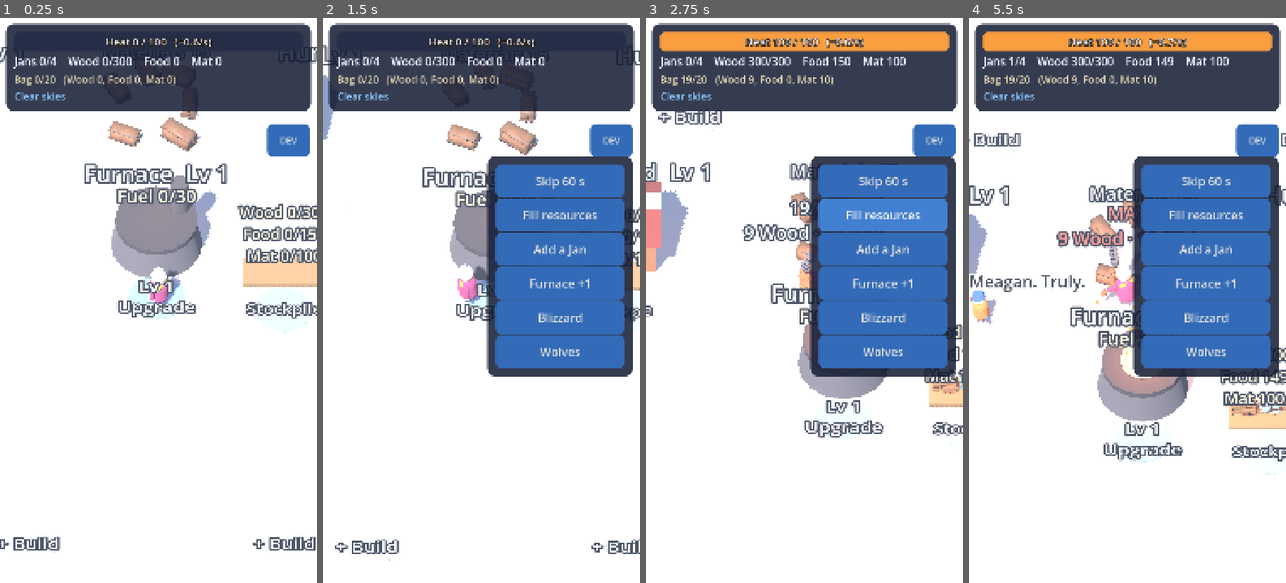
Above: before the commit, frames 1-4 (left to right).
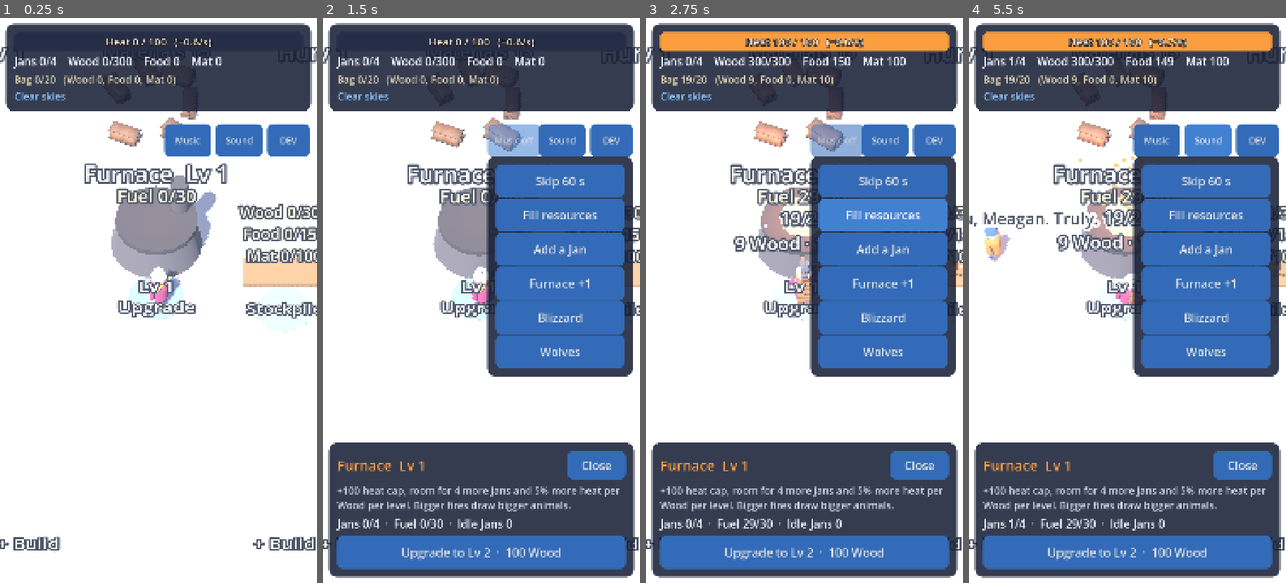
Above: after the commit, the same moments.

Repository: Jazzwec/Frostbite2
Game: Godot game, scene res://scenes/main.tscn
Two runs of this game, one before a commit and one after it. Both use one fixed random seed, a clock stepped at 60 frames per second and the inputs below.
Inputs (mouse positions are in pixels of both pictures, inside the frame that each line leads up to):
- Up to frame 1 (0.25 s): no input
- Up to frame 2 (1.5 s): click "DEV" at 0.5 s; click (510, 142) at 1.25 s, where only the run after the commit has a clickable "Music"
- Up to frame 3 (2.75 s): click "Fill resources" at 2 s
- Up to frame 4 (5.5 s): click (1159, 142) at 2.75 s, where only the run after the commit has a clickable "Music off"; click "Add a Jan" at 3.5 s; click (1206, 142) at 4.25 s, where only the run after the commit has a clickable "Sound"; click (1213, 142) at 5 s, where only the run after the commit has a clickable "Sound off"

The runs differ from the first frame. In frame 1, 1.7% of the frame differs, in the area x 51-83%, y 18-25%; in frame 2, 29%; in frame 3, 34%; in frame 4, 36%, in the area x 0-100%, y 5-100%.

Commit message:
Music and sound effects (synthesized placeholders)
- tools/audio/make_audio.py synthesizes everything with numpy and scipy:
  "Winter Town", a seamless 32 s loop at 120 BPM (bells, plucked arpeggios,
  pads, bouncy bass, light drums and sleigh bells), a blizzard wind loop and
  22 effects (chop, pickaxe, splash, hammer, axe hit, pop, whoosh, drop, fire,
  build jingle, thaw, breath, howl, yelp, crash, warning horn, footsteps, tap,
  error, bag full, coin, blip).
- New Audio autoload: Music and SFX buses, effects that fade with distance
  from Meagan, blizzards muffle the music and bring in the wind, silence while
  paused, and Music/Sound toggles saved in user://settings.cfg.
- Hooked up: Meagan's and Jans' work hits, stack pops rising in pitch,
  deliveries, furnace, footsteps, UI taps, builds, rescues, wolves, raids,
  blizzard warnings.

Co-Authored-By: Claude Opus 5.5 <noreply@anthropic.com>

Diff:
--- a/project.godot
+++ b/project.godot
@@ -20,6 +20,7 @@
 Game="*res://scripts/game/game.gd"
 MCPGameInspector="*res://addons/swallowtail/services/game_inspector.gd"
 MCPGameInput="*res://addons/swallowtail/services/game_input.gd"
+Audio="*res://scripts/game/audio.gd"
 
 [display]
 
--- /dev/null
+++ b/scripts/game/audio.gd
@@ -0,0 +1,160 @@
+extends Node
+## Autoload "Audio": the music loop, sound effects and the blizzard wind, each on its own bus.
+## Effects are named after their files in assets/audio/sfx (made by tools/audio/make_audio.py);
+## SOUNDS sets how loud each plays, how much its pitch varies and how often it may repeat.
+## Effects with a position fade with distance from `listener` (Meagan).
+
+const SFX_DIR := "res://assets/audio/sfx/"
+const MUSIC_PATH := "res://assets/audio/music/winter_town.wav"
+const WIND_PATH := "res://assets/audio/sfx/wind_loop.wav"
+const SETTINGS_PATH := "user://settings.cfg"
+const VOICES := 16
+## Positional effects play at full volume within NEAR metres of Meagan and fade out by FAR.
+const NEAR := 7.0
+const FAR := 24.0
+const MUSIC_DB := -10.0
+const WIND_DB := -4.0
+## In a blizzard the music is muffled down to this cutoff.
+const STORM_CUTOFF_HZ := 1100.0
+
+## name -> [volume dB, pitch spread (±fraction), minimum seconds between plays]
+const SOUNDS := {
+	"chop": [-5.0, 0.08, 0.05], "pick": [-8.0, 0.06, 0.05], "hammer": [-8.0, 0.08, 0.05],
+	"splash": [-7.0, 0.1, 0.1], "swing_hit": [-6.0, 0.1, 0.05], "pop": [-11.0, 0.03, 0.035],
+	"whoosh": [-16.0, 0.15, 0.05], "drop": [-12.0, 0.12, 0.05], "fire": [-8.0, 0.1, 0.12],
+	"build_done": [-3.0, 0.0, 0.2], "thaw": [-4.0, 0.05, 0.2], "breath": [-10.0, 0.08, 0.3],
+	"howl": [-6.0, 0.08, 1.0], "yelp": [-8.0, 0.12, 0.1], "crash": [-4.0, 0.05, 0.3],
+	"warning": [-6.0, 0.0, 1.0], "step": [-20.0, 0.15, 0.1], "tap": [-10.0, 0.05, 0.05],
+	"error": [-8.0, 0.0, 0.3], "full": [-8.0, 0.0, 0.5], "coin": [-6.0, 0.05, 0.1],
+	"blip": [-14.0, 0.15, 0.3],
+}
+
+## What positional effects are heard from: Meagan, set by main.
+var listener: Node3D
+var music_on := true
+var sfx_on := true
+
+var _players: Array[AudioStreamPlayer] = []
+var _next := 0
+var _streams := {}
+var _last_played := {}
+var _music: AudioStreamPlayer
+var _wind: AudioStreamPlayer
+var _lowpass: AudioEffectLowPassFilter
+var _storm := 0.0
+
+
+func _ready() -> void:
+	process_mode = Node.PROCESS_MODE_ALWAYS
+	_make_buses()
+	_load_settings()
+	for name in SOUNDS:
+		_streams[name] = load(SFX_DIR + name + ".wav")
+	for i in VOICES:
+		var p := AudioStreamPlayer.new()
+		p.bus = "SFX"
+		add_child(p)
+		_players.append(p)
+	_music = _looping_player(MUSIC_PATH, "Music", MUSIC_DB)
+	_wind = _looping_player(WIND_PATH, "SFX", -80.0)
+	_apply_mutes()
+
+
+## Plays an effect. `at` (a world position) makes it fade with distance from Meagan.
+func play(name: String, at := Vector3.INF, pitch := 1.0, volume_db := 0.0) -> void:
+	if not sfx_on or not _streams.has(name):
+		return
+	var spec: Array = SOUNDS[name]
+	var now := Time.get_ticks_msec() / 1000.0
+	if now - float(_last_played.get(name, -10.0)) < spec[2]:
+		return
+	var db: float = spec[0] + volume_db
+	if at != Vector3.INF and listener:
+		var d := listener.global_position.distance_to(at)
+		if d >= FAR:
+			return
+		if d > NEAR:
+			db += linear_to_db(1.0 - (d - NEAR) / (FAR - NEAR))
+	_last_played[name] = now
+	var p := _players[_next]
+	_next = (_next + 1) % VOICES
+	p.stream = _streams[name]
+	p.volume_db = db
+	p.pitch_scale = pitch * (1.0 + randf_range(-spec[1], spec[1]))
+	p.play()
+
+
+func toggle_music() -> void:
+	music_on = not music_on
+	_apply_mutes()
+	_save_settings()
+
+
+func toggle_sfx() -> void:
+	sfx_on = not sfx_on
+	_apply_mutes()
+	_save_settings()
+
+
+func _process(delta: float) -> void:
+	# Blizzards muffle the music and bring in the wind.
+	_storm = move_toward(_storm, 1.0 if Game.engine.state.blizzard_active else 0.0, delta * 0.4)
+	_lowpass.cutoff_hz = lerpf(20000.0, STORM_CUTOFF_HZ, sqrt(_storm))
+	_wind.volume_db = WIND_DB + linear_to_db(_storm) if _storm > 0.001 else -80.0
+	# Silence while the game is paused (the app is in the background).
+	AudioServer.set_bus_mute(0, Game.engine.paused)
+
+
+## Stops the loops and takes the muffling filter off the Music bus, so nothing is left
+## playing or attached when the game quits.
+func _exit_tree() -> void:
+	_music.stop()
+	_wind.stop()
+	var bus := AudioServer.get_bus_index("Music")
+	for i in range(AudioServer.get_bus_effect_count(bus) - 1, -1, -1):
+		if AudioServer.get_bus_effect(bus, i) == _lowpass:
+			AudioServer.remove_bus_effect(bus, i)
+
+
+func _looping_player(path: String, bus: String, db: float) -> AudioStreamPlayer:
+	var p := AudioStreamPlayer.new()
+	p.stream = load(path)
+	p.bus = bus
+	p.volume_db = db
+	add_child(p)
+	# Headless runs (the test runner) have no speakers; starting the loops there only leaks them at exit.
+	if DisplayServer.get_name() != "headless":
+		p.play()
+	return p
+
+
+func _make_buses() -> void:
+	for bus in ["Music", "SFX"]:
+		if AudioServer.get_bus_index(bus) == -1:
+			AudioServer.add_bus()
+			var i := AudioServer.bus_count - 1
+			AudioServer.set_bus_name(i, bus)
+			AudioServer.set_bus_send(i, "Master")
+	_lowpass = AudioEffectLowPassFilter.new()
+	_lowpass.cutoff_hz = 20000.0
+	AudioServer.add_bus_effect(AudioServer.get_bus_index("Music"), _lowpass)
+
+
+func _apply_mutes() -> void:
+	AudioServer.set_bus_mute(AudioServer.get_bus_index("Music"), not music_on)
+	AudioServer.set_bus_mute(AudioServer.get_bus_index("SFX"), not sfx_on)
+
+
+func _load_settings() -> void:
+	var cfg := ConfigFile.new()
+	if cfg.load(SETTINGS_PATH) == OK:
+		music_on = cfg.get_value("audio", "music", true)
+		sfx_on = cfg.get_value("audio", "sfx", true)
+
+
+func _save_settings() -> void:
+	var cfg := ConfigFile.new()
+	cfg.load(SETTINGS_PATH)
+	cfg.set_value("audio", "music", music_on)
+	cfg.set_value("audio", "sfx", sfx_on)
+	cfg.save(SETTINGS_PATH)
--- a/scripts/game/carry_stack.gd
+++ b/scripts/game/carry_stack.gd
@@ -86,6 +86,8 @@
 	node.scale = Vector3.ONE * 1.4
 	create_tween().tween_property(node, "scale", Vector3.ONE, 0.18).set_trans(Tween.TRANS_BACK).set_ease(Tween.EASE_OUT)
 	if pop:
+		# The pop climbs in pitch as the stack grows, which feels great to fill up.
+		Audio.play("pop", top_position(), 0.85 + 0.04 * _pieces.size())
 		# Off to the side, clear of the counter above her.
 		Fx.pop("+%d" % unit, top_position() + Vector3(0.9, 0.0, 0.3), COLORS[res])
 
@@ -99,7 +101,9 @@
 		var from := node.global_position
 		node.queue_free()
 		if dest != Vector3.INF:
+			Audio.play("whoosh", from)
 			var arrive := func() -> void:
+				Audio.play("drop", dest)
 				Fx.pop("+%d" % unit, dest + Vector3(0, 0.4, 0), COLORS[res])
 				if landed.is_valid():
 					landed.call()
--- a/scripts/game/jan_view.gd
+++ b/scripts/game/jan_view.gd
@@ -65,6 +65,7 @@
 	frozen = false
 	jan_id = new_jan_id
 	Fx.burst("shards", global_position + Vector3(0, 1.0, 0))
+	Audio.play("thaw", global_position)
 	for n in [_ice, _hint, _tap]:
 		if n:
 			n.queue_free()
@@ -82,6 +83,8 @@
 func say(text: String, seconds := 3.0) -> void:
 	_bubble.text = text
 	_bubble_timer = seconds
+	if text != "":
+		Audio.play("blip", global_position)
 
 
 ## Walks along a navmesh path to `target` unless already heading there.
@@ -210,7 +213,13 @@
 	_station.position = Vector3(0, 0, STATION_GAP[job])
 
 
+## Jans' work sounds, a little quieter than Meagan's.
+const WORK_SOUNDS := {"chop": "chop", "fish": "splash", "build": "hammer", "guard_attack": "swing_hit"}
+
+
 func _on_impact(clip: String) -> void:
+	if WORK_SOUNDS.has(clip):
+		Audio.play(WORK_SOUNDS[clip], global_position, 1.0, -5.0)
 	if _station == null and clip != "guard_attack":
 		return
 	match clip:
--- a/scripts/game/main.gd
+++ b/scripts/game/main.gd
@@ -72,6 +72,7 @@
 	add_child(_hud)
 	_rig.ui_blocker = _hud.blocks
 	_rig.joystick = _hud.joystick
+	Audio.listener = _meagan
 	Game.engine_event.connect(_on_event)
 
 	# Draw everything once so the first navmesh bake sees every building.
@@ -281,6 +282,7 @@
 	_pad_still = 0.0 if _meagan.moving else _pad_still + delta
 	if _pad_still >= PAD_STOP_TIME:
 		_hud.sheet.open_site(on)
+		Audio.play("tap")
 		_pad_opened = on
 
 
@@ -296,6 +298,7 @@
 			if progress[res] > before.get(res, progress[res]) + 0.001 and bag >= _last_bag - 0.001 and _bank_throw_in <= 0.0:
 				var item: String = {"wood": "log", "food": "fish", "materials": "crate"}[res]
 				Fx.throw(item, _stockpile.drop_point(), _v3(MapData.SITES[i].pos) + Vector3(0, 1.0, 0), 0.45, 1.6)
+				Audio.play("whoosh", _stockpile.drop_point())
 				_bank_throw_in = 0.15
 		_last_progress[i] = progress.duplicate()
 	_last_bag = bag
@@ -314,6 +317,8 @@
 func _update_meagan_activity(delta: float) -> void:
 	var s := Game.engine.state
 	var activity := s.meagan_activity
+	if activity == "full" and _work.get("activity", "") != "full":
+		Audio.play("full")
 	_work_age += delta
 	_update_carry()
 	if activity == "":
@@ -356,6 +361,7 @@
 			var landed := func() -> void:
 				_sites[0].flare()
 				Fx.burst("flame", mouth)
+				Audio.play("fire", mouth)
 			_meagan.carry(Vector3.INF, mouth, landed)
 		_:
 			_meagan.carry(Vector3.INF, Vector3.INF)
@@ -365,6 +371,7 @@
 func _on_meagan_worked(clip: String) -> void:
 	if clip == "warm":
 		Fx.burst("steam", _meagan.head_position(), _meagan.forward() + Vector3.UP * 0.2)
+		Audio.play("breath")
 		return
 	if _work.is_empty():
 		return
@@ -376,19 +383,24 @@
 			var tree := _nodes[target].hit(me)
 			Fx.burst("chips", tree + Vector3(0, 0.6, 0), (me - tree).normalized() + Vector3.UP)
 			Fx.burst("snow", tree + Vector3(0, 2.2, 0), Vector3.DOWN)
+			Audio.play("chop", tree)
 		"scavenge":
 			var heap := _nodes[target].hit(me)
 			Fx.burst("sparks", tip, Vector3.UP)
 			Fx.burst("dust", heap + Vector3(0, 0.3, 0))
+			Audio.play("pick", heap)
 		"fish":
 			Fx.burst("splash", _nodes[target].focus_point(me) + Vector3(0, 0.05, 0))
+			Audio.play("splash", me)
 		"build":
 			_sites[target].knock()
 			Fx.burst("dust", tip)
 			Fx.burst("sparks", tip, Vector3.UP)
+			Audio.play("hammer", tip)
 		"fight":
 			_people.wolf_hit(target)
 			Fx.burst("snow", tip, Vector3.UP)
+			Audio.play("swing_hit", tip)
 
 
 # ---------- Engine events ----------
@@ -400,28 +412,37 @@
 			_meagan.play_once("warm", _v3(ev.pos))
 		"built", "levelled":
 			_sites[ev.site].bounce()
+			Audio.play("build_done")
 			var p: Vector2 = MapData.SITES[ev.site].pos
 			var name: String = Balance.BUILDINGS[ev.building].name
 			_float_text(Vector3(p.x, 3, p.y), ("%s built!" % name) if ev.type == "built" else ("%s Lv %d!" % [name, ev.level]), UiTheme.ACCENT)
 		"no_room":
+			Audio.play("error")
 			_float_text(_v3(ev.pos) + Vector3(0, 2.5, 0), "No room! Upgrade the Furnace\nor build a Bunkhouse", Color(1, 0.8, 0.5))
 		"blizzard_warning":
+			Audio.play("warning")
 			_hud.show_banner(Game.random_message("blizzardWarnings"), 6.0, BLIZZARD_BLUE)
 		"blizzard_start":
 			_hud.show_banner(Game.random_message("blizzardStart"), 5.0, BLIZZARD_BLUE)
 		"blizzard_end":
 			_hud.show_banner(Game.random_message("blizzardEnd"), 4.0, GOOD_GREEN)
 		"wolves_arrived":
+			Audio.play("howl")
 			_hud.show_banner("Wolves! %d of them, heading for the furnace." % ev.count, 4.0)
 		"breakthrough":
+			Audio.play("crash")
 			_float_text(Vector3(0, 3.5, 0), "Wolves raided the furnace!", Color(1, 0.5, 0.4))
 		"wolf_killed":
+			Audio.play("yelp", _v3(ev.pos))
+			Audio.play("coin")
 			_float_text(_v3(ev.pos) + Vector3(0, 1.5, 0), "+%s Food  +%s Mat" % [Fmt.num(ev.food), Fmt.num(ev.materials)], Color(0.7, 1, 0.7))
 		"meagan_injured":
+			Audio.play("yelp", Vector3.INF, 1.6)
 			_hud.show_banner("Meagan is hurt! She'll be back up when the wolves are gone.", 4.0)
 		"attack_over":
 			_hud.show_banner("The wolves are gone.", 3.0, GOOD_GREEN)
 		"jan_left":
+			Audio.play("error")
 			_float_text(Vector3(0, 3.5, 0), "Too cold! A Jan wandered off.", UiTheme.COLD)
 
 
--- a/scripts/game/meagan.gd
+++ b/scripts/game/meagan.gd
@@ -24,6 +24,7 @@
 var _source := Vector3.INF
 var _dest := Vector3.INF
 var _landed := Callable()
+var _step_in := 0.0
 
 
 func _ready() -> void:
@@ -152,6 +153,11 @@
 	global_position = Vector3(clampf(global_position.x, b.position.x, b.end.x), 0.0, clampf(global_position.z, b.position.y, b.end.y))
 	Game.engine.set_meagan_position(Vector2(global_position.x, global_position.z))
 
+	# Footsteps crunching in the snow.
+	_step_in -= delta
+	if moving and _step_in <= 0.0:
+		Audio.play("step", global_position)
+		_step_in = 0.3
 	_linger -= delta
 	if s.meagan_injured:
 		_rig.cancel_once()
--- a/scripts/ui/hud.gd
+++ b/scripts/ui/hud.gd
@@ -18,6 +18,8 @@
 var _banner_label: Label
 var _banner_timer := 0.0
 var _dev_button: Button
+var _music_button: Button
+var _sound_button: Button
 var _dev_panel: PanelContainer
 
 
@@ -33,6 +35,7 @@
 	_root.add_child(joystick)
 	sheet = Sheet.new()
 	_root.add_child(sheet)
+	_build_sound_toggles()
 	if OS.is_debug_build():
 		_build_dev()
 
@@ -135,10 +138,48 @@
 
 ## True when a screen point is over UI, so the world shouldn't get the touch.
 func blocks(pos: Vector2) -> bool:
-	for c in [_top, sheet, _dev_button, _dev_panel]:
+	for c in [_top, sheet, _dev_button, _dev_panel, _music_button, _sound_button]:
 		if c and c.is_visible_in_tree() and c.get_global_rect().has_point(pos):
 			return true
 	return false
+
+
+# ---------- Sound ----------
+
+func _build_sound_toggles() -> void:
+	_music_button = _corner_button(-520, _toggle_music)
+	_sound_button = _corner_button(-345, _toggle_sound)
+	_label_sound_toggles()
+
+
+func _toggle_music() -> void:
+	Audio.toggle_music()
+	_label_sound_toggles()
+
+
+func _toggle_sound() -> void:
+	Audio.toggle_sfx()
+	_label_sound_toggles()
+
+
+## A small button in the row under the top bar, `left` pixels in from the right edge.
+func _corner_button(left: int, on_press: Callable) -> Button:
+	var b := UiTheme.button("", on_press)
+	b.set_anchors_preset(Control.PRESET_TOP_RIGHT)
+	b.offset_left = left
+	b.offset_right = left + 160
+	b.offset_top = 360
+	b.offset_bottom = 360 + 90
+	b.add_theme_font_size_override("font_size", 30)
+	_root.add_child(b)
+	return b
+
+
+func _label_sound_toggles() -> void:
+	_music_button.text = "Music" if Audio.music_on else "Music off"
+	_sound_button.text = "Sound" if Audio.sfx_on else "Sound off"
+	_music_button.modulate = Color.WHITE if Audio.music_on else Color(1, 1, 1, 0.55)
+	_sound_button.modulate = Color.WHITE if Audio.sfx_on else Color(1, 1, 1, 0.55)
 
 
 # ---------- Dev panel (debug builds) ----------
--- a/scripts/ui/ui_theme.gd
+++ b/scripts/ui/ui_theme.gd
@@ -60,6 +60,7 @@
 	var b := Button.new()
 	b.text = text
 	b.custom_minimum_size = Vector2(0, BUTTON_HEIGHT)
+	b.pressed.connect(func(): Audio.play("tap"))
 	b.pressed.connect(on_press)
 	return b
 
Not shown, added: assets/audio/music/winter_town.wav.import
Not shown, added: assets/audio/sfx/blip.wav.import
Not shown, added: assets/audio/sfx/breath.wav.import
Not shown, added: assets/audio/sfx/build_done.wav.import
Not shown, added: assets/audio/sfx/chop.wav.import
Not shown, added: assets/audio/sfx/coin.wav.import
Not shown, added: assets/audio/sfx/crash.wav.import
Not shown, added: assets/audio/sfx/drop.wav.import
Not shown, added: assets/audio/sfx/error.wav.import
Not shown, added: assets/audio/sfx/fire.wav.import
Not shown, added: assets/audio/sfx/full.wav.import
Not shown, added: assets/audio/sfx/hammer.wav.import
(and 41 more such lines)
